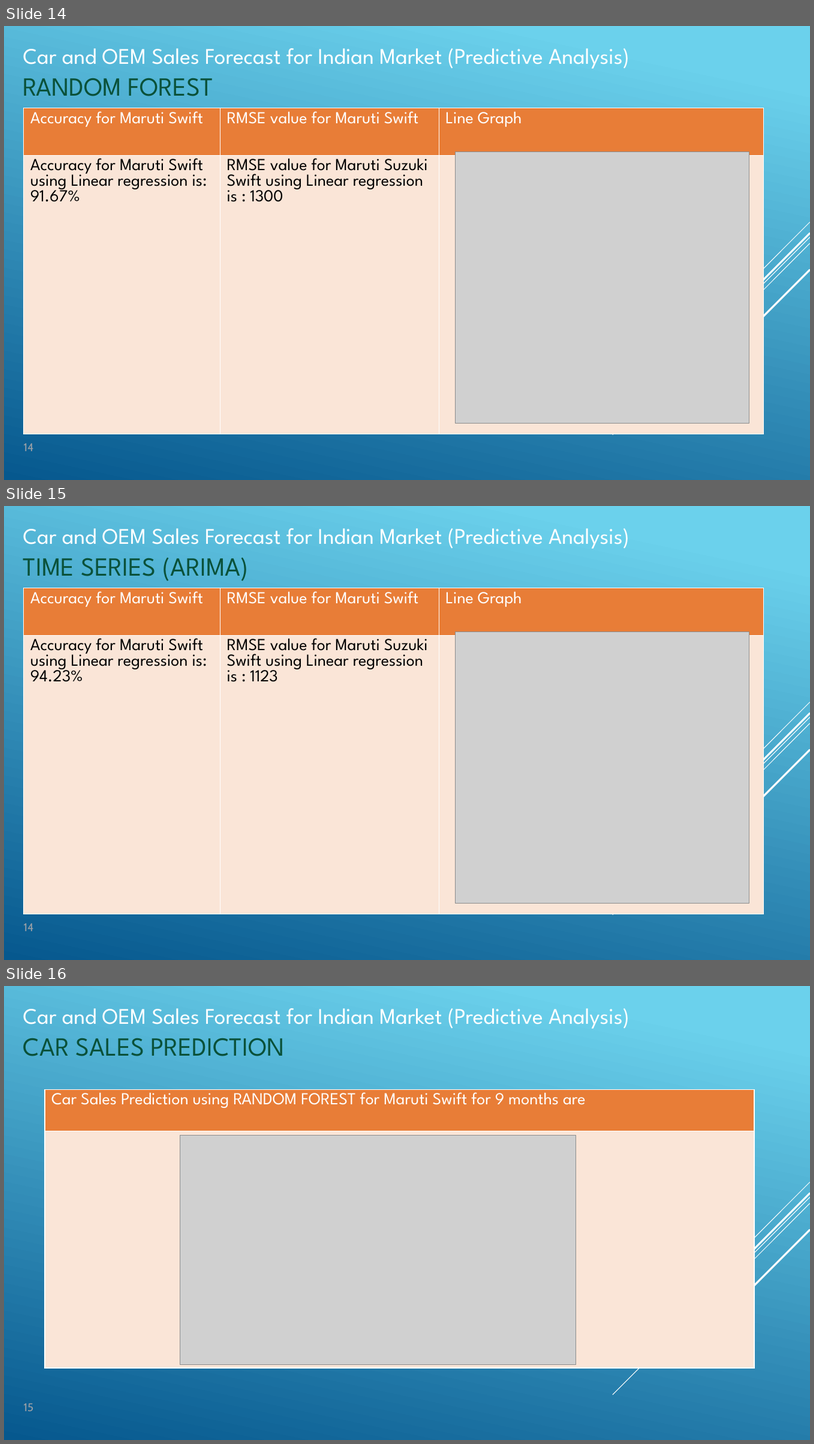
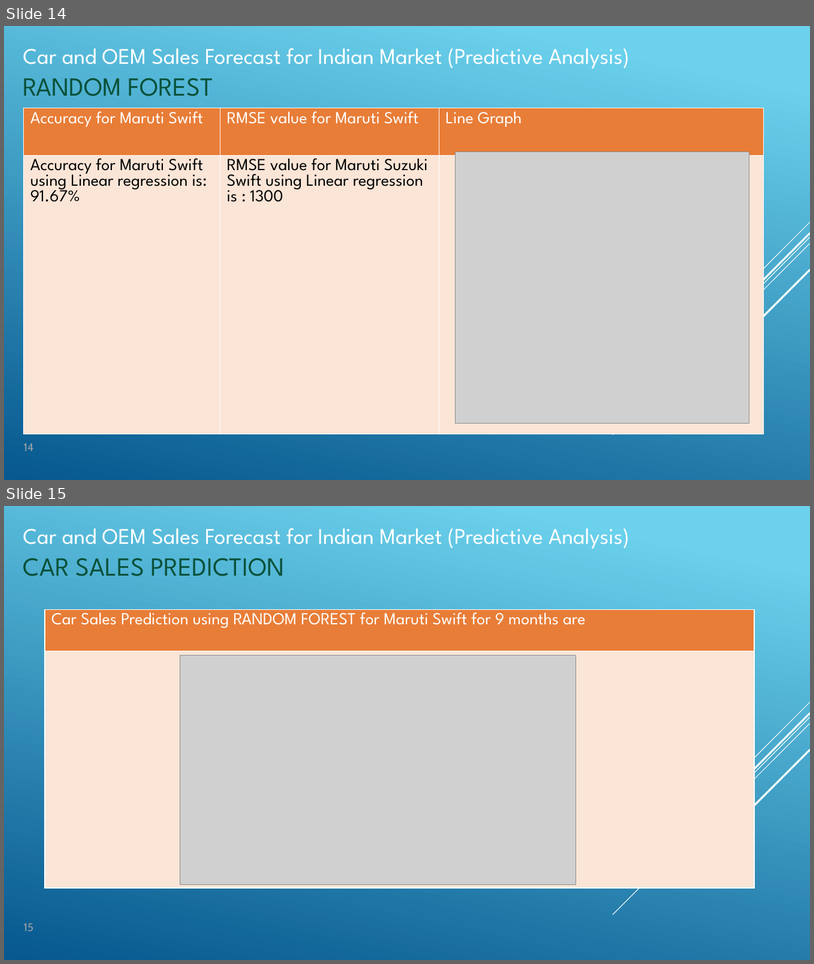
Before and after one commit to ankitparichha/NEWR, a slide deck: NEWPPT.pptx. Shown one above the other, each under a label of ours: slides 14, 15 and 16 before the commit, slides 14 and 15 after it. The pictures are 814x1444 and 814x964 pixels, drawn with LibreOffice and Linux fonts; fonts in the diff are those of the drawing; grey boxes stand for pictures. Boxes give left, top, right and bottom in pixels: in the first picture for what was removed or moved away, otherwise in the second. Text is boxed around its words. In the diff, an @@ line names an element or a change of style, - is before the commit and + after.

```diff
--- a/NEWPPT.pptx
+++ b/NEWPPT.pptx
@@ slide 15 removed at (4,506,810,960), background gradient #6ED2EB to #06588E; not listed: 5 template elements that a slide beside it also shows @@
@@ text removed at (23,528,630,549) @@
-Car and OEM Sales Forecast for Indian Market (Predictive Analysis)
@@ title removed at (23,558,249,581) @@
-TIME SERIES (ARIMA)
@@ table removed at (23,588,764,914), 2 rows, 3 columns @@
-Accuracy for Maruti Swift | RMSE value for Maruti Swift | Line Graph
-Accuracy for Maruti Swift using Linear regression is: / 94.23% | RMSE value for Maruti Suzuki Swift using Linear regression is : 1123 | 
@@ picture removed at (456,632,750,903) @@
@@ text removed at (24,923,34,931) @@
-14
@@ what was slide 16 is now slide 15 @@
```
Also in this commit, not shown: 4 slides changed.
